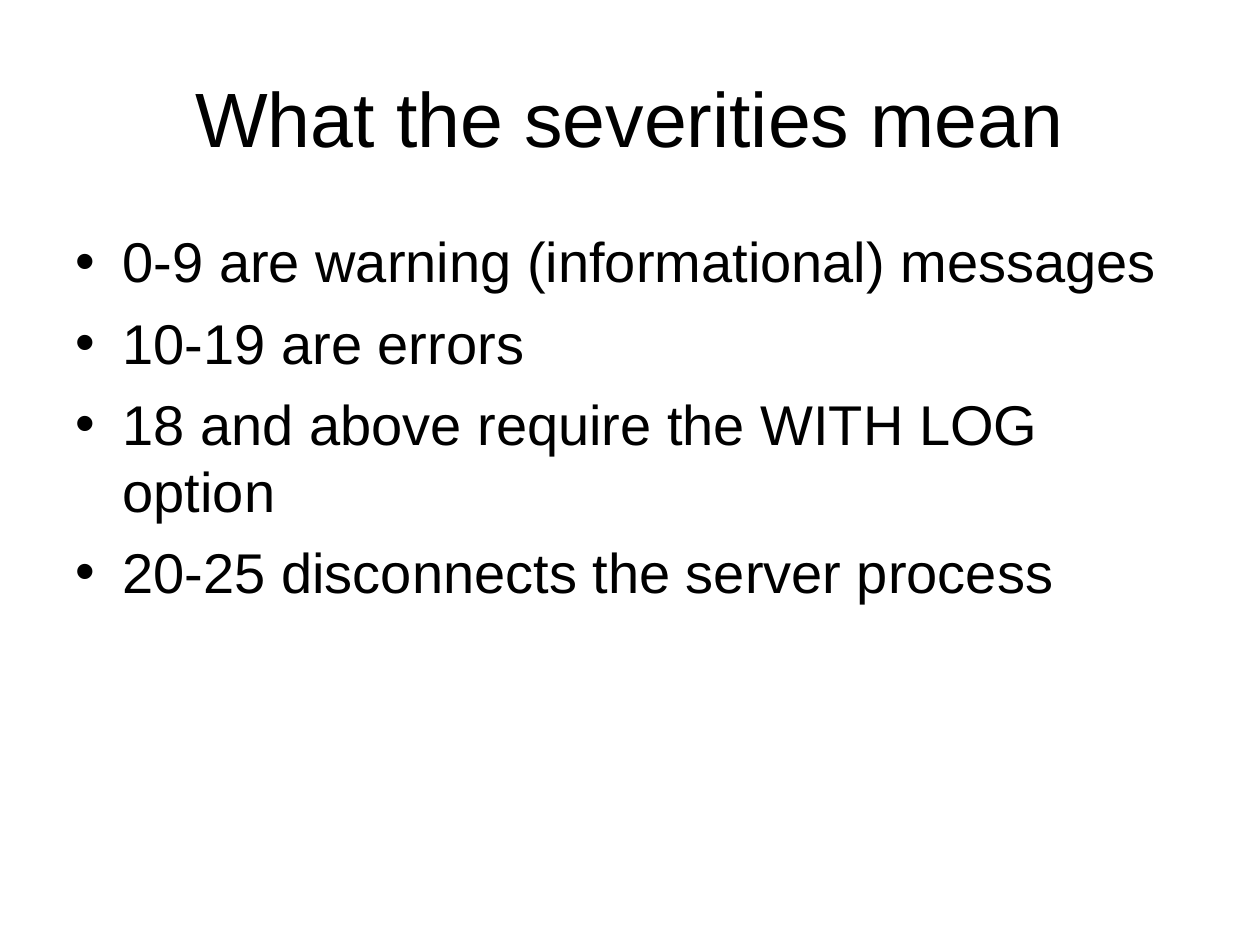
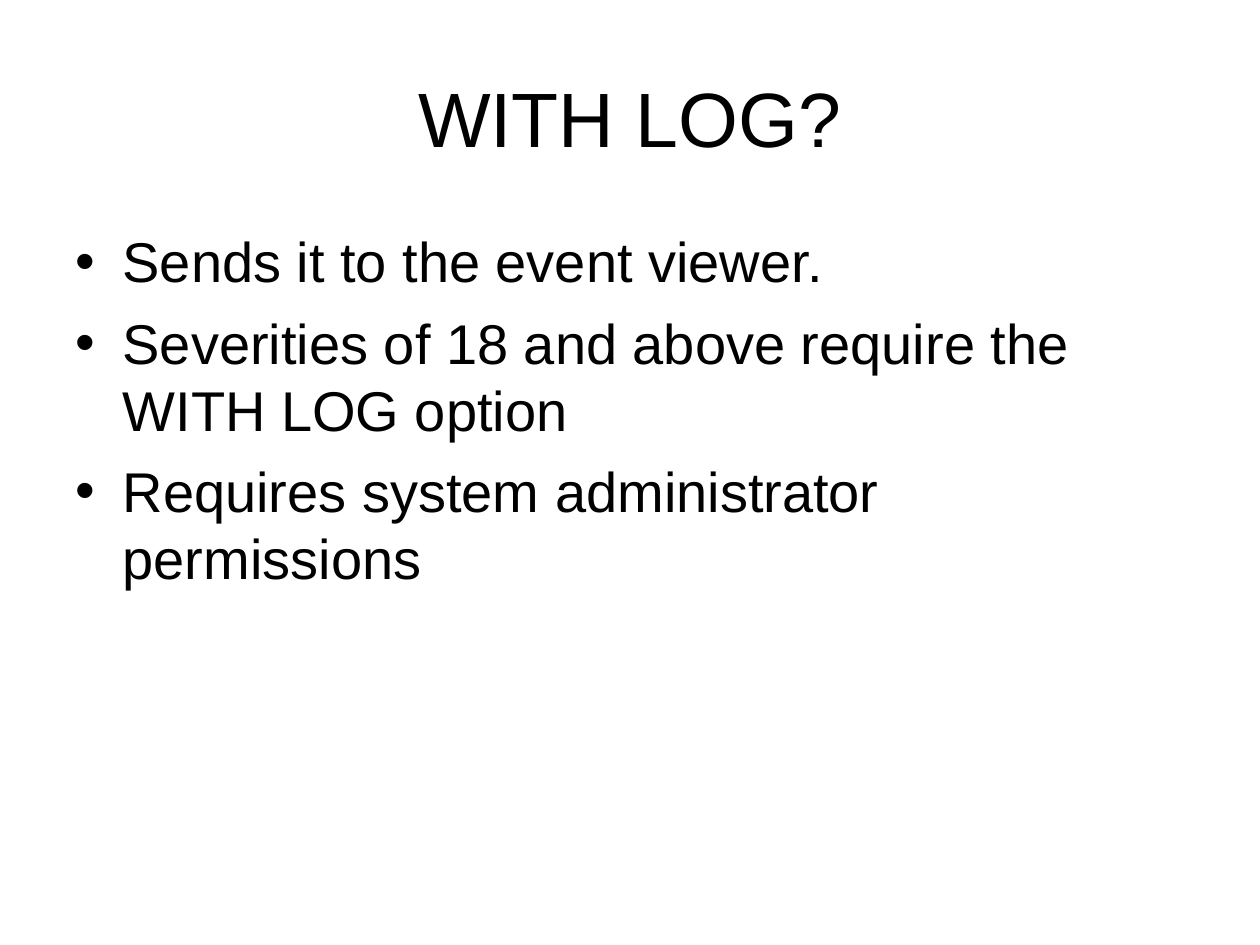
Before and after one commit to LIPHP/Employee-Contact-List, a slide deck: slide 27 of Docs/Using Microsoft SQL Server with PHP.ppt (slide 26 before the commit). Drawn at 1260x945 pixels with LibreOffice and Linux fonts; fonts in the diff are those of the drawing. Boxes give left, top, right and bottom in pixels: in the first picture for what was removed or moved away, otherwise in the second. Text is boxed around its words. In the diff, an @@ line names an element or a change of style, - is before the commit and + after.

Commit message:
Tweaked slides

```diff
--- a/Docs/Using Microsoft SQL Server with PHP.ppt
+++ b/Docs/Using Microsoft SQL Server with PHP.ppt
@@ title at bbox=[418, 93, 841, 148]: text changed @@
-What the severities mean
+WITH LOG?
@@ text at bbox=[123, 241, 1069, 590]: text changed @@
-• 0-9 are warning (informational) messages
-• 10-19 are errors
-• 18 and above require the WITH LOG option
-• 20-25 disconnects the server process
+• Sends it to the event viewer.
+• Severities of 18 and above require the WITH LOG option
+• Requires system administrator permissions
```
Also in this commit, not shown: 8 other slides changed, 3 slides added, 1 other file.
